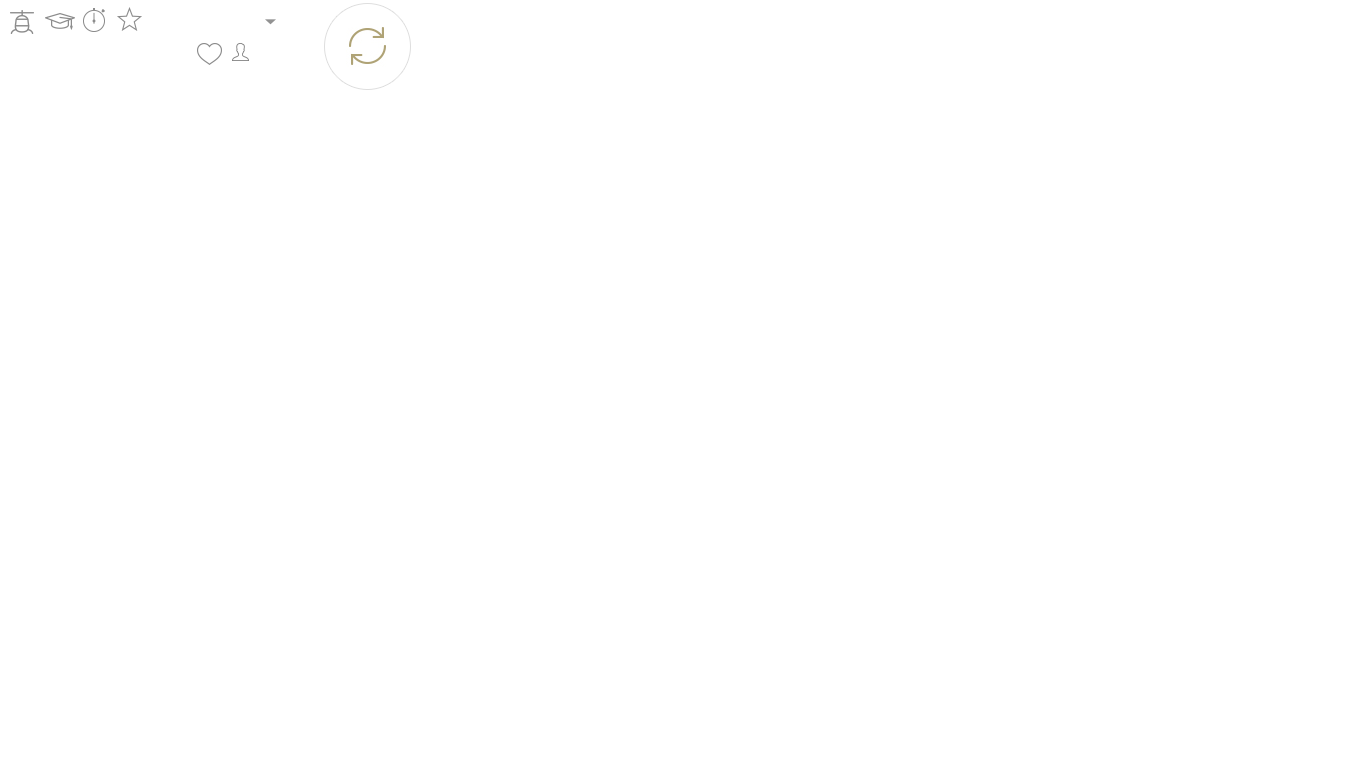
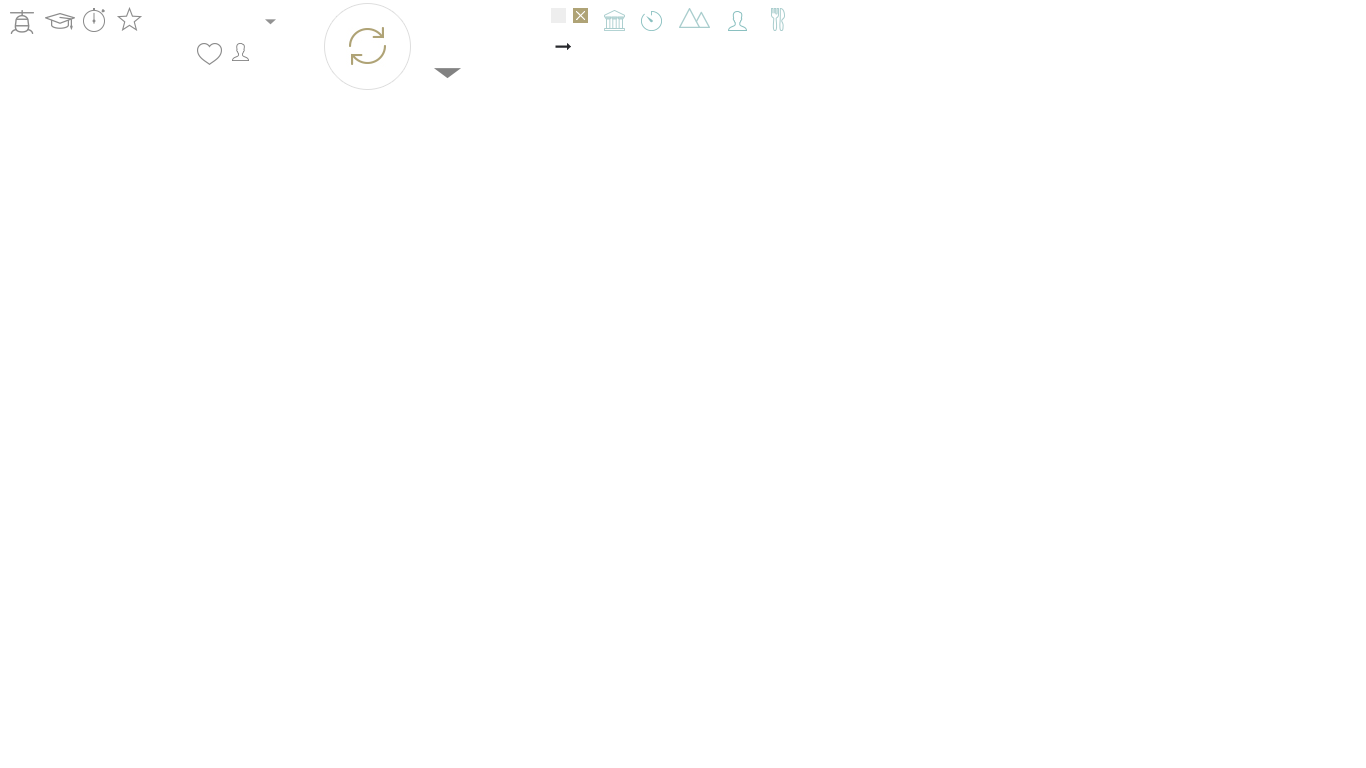
Revision of a layered 1366 × 768 image; what changed, layer by layer:
added layer "checked-checkbox" above "icon-res" over [573, 8, 588, 23]
added layer "icon-res" above "icon-person" over [771, 8, 785, 31]
added layer "icon-person" above "icon-moutain" over [728, 11, 747, 31]
added layer "icon-moutain" above "icon-duration" over [679, 8, 710, 28]
added layer "icon-duration" above "right-arrow-text" over [641, 11, 662, 31]
added layer "right-arrow-text" above "greater-than-sign" over [555, 43, 571, 50]
added layer "icon-cities" above "uncheck-checkbox" over [604, 10, 625, 31]
added layer "uncheck-checkbox" above "icon-share" over [551, 8, 566, 23]
added layer "down-arrow-tab" above "arrow-right-slider" over [434, 68, 461, 79]
